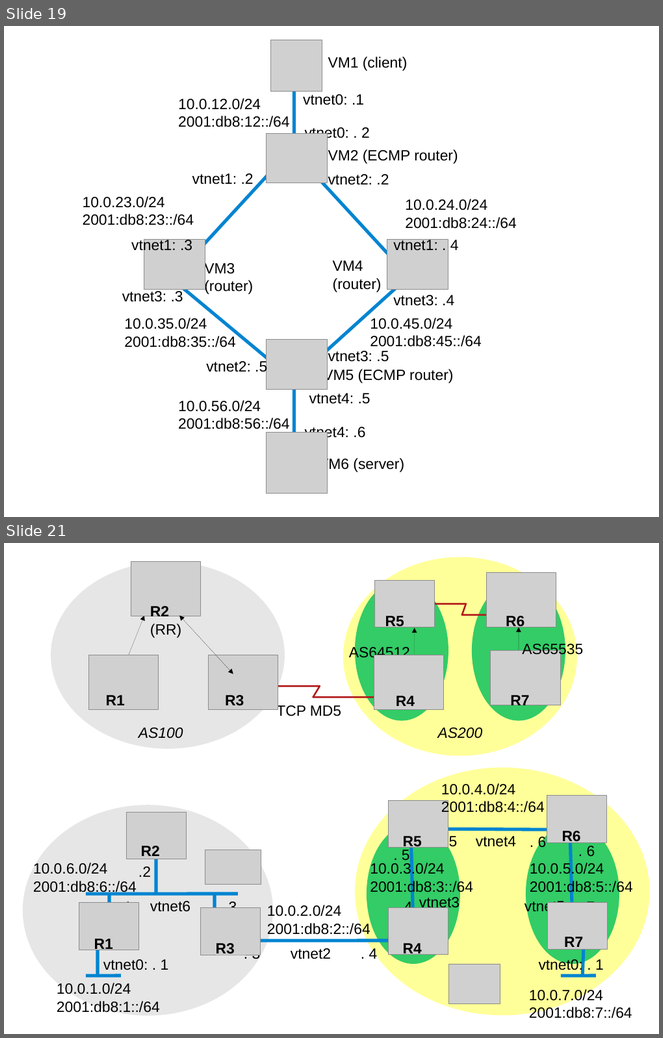
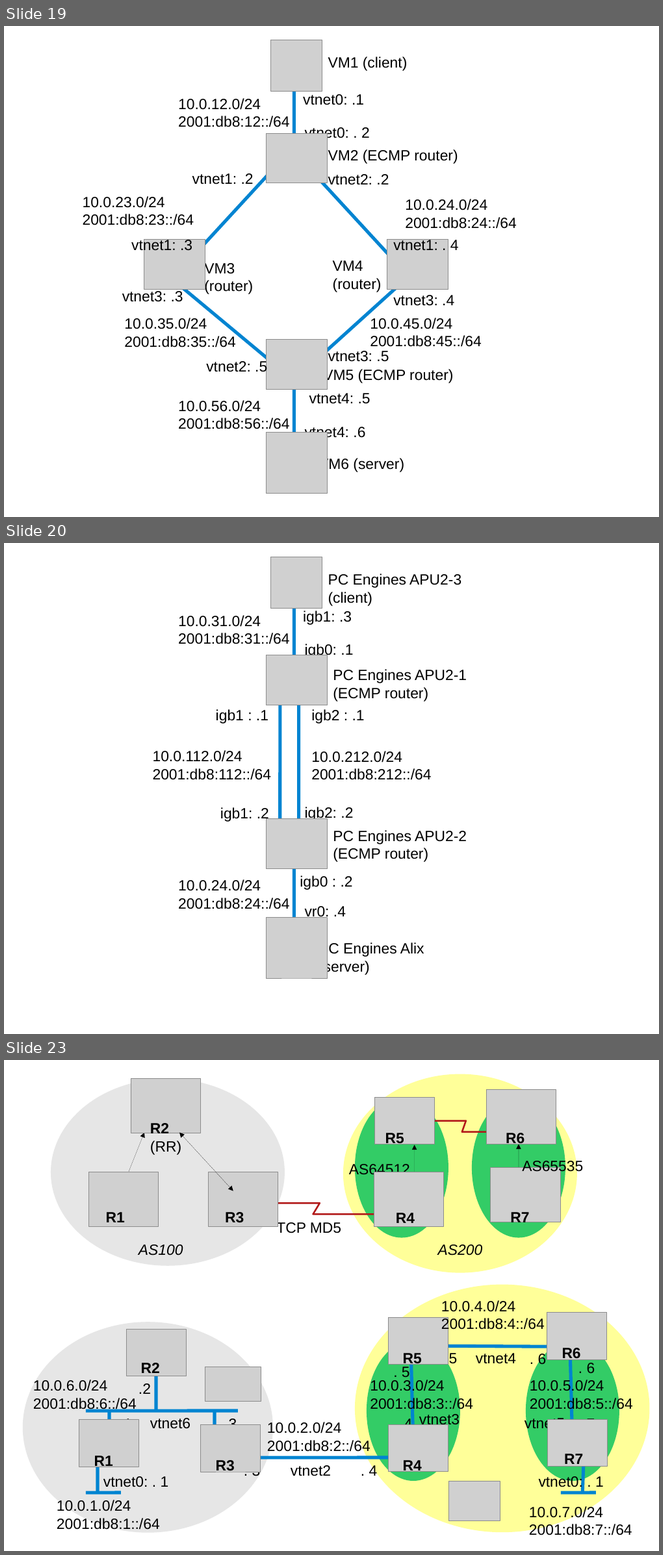
Before and after one commit to ocochard/BSDRP, a slide deck: docs/labs.examples.odp. Shown one above the other, each under a label of ours: slides 19 and 21 before the commit, slides 19, 20 and 23 after it; the slides between them are not shown. The pictures are 663x1038 and 663x1555 pixels, drawn with LibreOffice and Linux fonts; fonts in the diff are those of the drawing; grey boxes stand for pictures. Boxes give left, top, right and bottom in pixels: in the first picture for what was removed or moved away, otherwise in the second. Text is boxed around its words. In the diff, an @@ line names an element or a change of style, - is before the commit and + after.

Commit message:
Add tinc, add custom OpenVPN patch to select server with lower latency, update source and port tree, load AESNI module sooner to guarantee its usage with IPsec, update labconfig script, ROUTE_MPATH re-enabled and tested with FRR, Added wireguard kernel module

```diff
--- a/docs/labs.examples.odp
+++ b/docs/labs.examples.odp
@@ slide 20 added at (x1=4, y1=543, x2=659, y2=1034), background #FFFFFF @@
@@ picture added at (x1=271, y1=557, x2=322, y2=609) @@
@@ text added at (x1=328, y1=574, x2=462, y2=606), 18 pt, text #000000 @@
+PC Engines APU2-3
+(client)
@@ line added from (294, 679) to (294, 585), #0084D1 4 pt @@
@@ text added at (x1=178, y1=615, x2=290, y2=644), 18 pt, text #000000 @@
+10.0.31.0/24
+2001:db8:31::/64
@@ text added at (x1=303, y1=611, x2=352, y2=625), 18 pt, text #000000 @@
+igb1: .3
@@ picture added at (x1=266, y1=655, x2=328, y2=705) @@
@@ text added at (x1=305, y1=644, x2=353, y2=659), 18 pt, text #000000 @@
+igb0: .1
@@ line added from (299, 861) to (299, 679), #0084D1 4 pt @@
@@ text added at (x1=333, y1=669, x2=467, y2=702), 18 pt, text #000000 @@
+PC Engines APU2-1 (ECMP router)
@@ line added from (280, 861) to (280, 683), #0084D1 4 pt @@
@@ text added at (x1=216, y1=709, x2=269, y2=724), 18 pt, text #000000 @@
+igb1 : .1
@@ text added at (x1=311, y1=709, x2=365, y2=724), 18 pt, text #000000 @@
+igb2 : .1
@@ text added at (x1=153, y1=750, x2=272, y2=780), 18 pt, text #000000 @@
+10.0.112.0/24
+2001:db8:112::/64
@@ text added at (x1=311, y1=751, x2=431, y2=780), 18 pt, text #000000 @@
+10.0.212.0/24
+2001:db8:212::/64
@@ text added at (x1=220, y1=808, x2=269, y2=823), 18 pt, text #000000 @@
+igb1: .2
@@ text added at (x1=305, y1=807, x2=353, y2=822), 18 pt, text #000000 @@
+igb2: .2
@@ picture added at (x1=266, y1=819, x2=328, y2=869) @@
@@ text added at (x1=333, y1=830, x2=467, y2=862), 18 pt, text #000000 @@
+PC Engines APU2-2 (ECMP router)
@@ line added from (294, 945) to (294, 852), #0084D1 4 pt @@
@@ text added at (x1=178, y1=880, x2=290, y2=910), 18 pt, text #000000 @@
+10.0.24.0/24
+2001:db8:24::/64
@@ text added at (x1=300, y1=876, x2=353, y2=890), 18 pt, text #000000 @@
+igb0 : .2
@@ text added at (x1=305, y1=906, x2=346, y2=921), 18 pt, text #000000 @@
+vr0: .4
@@ picture added at (x1=266, y1=917, x2=328, y2=979) @@
@@ text added at (x1=319, y1=942, x2=425, y2=975), 18 pt, text #000000 @@
+PC Engines Alix (server)
@@ what was slide 21 is now slide 23 @@
```
Also in this commit, not shown: 5 slides changed, 6 other slides added, 16 other files.
